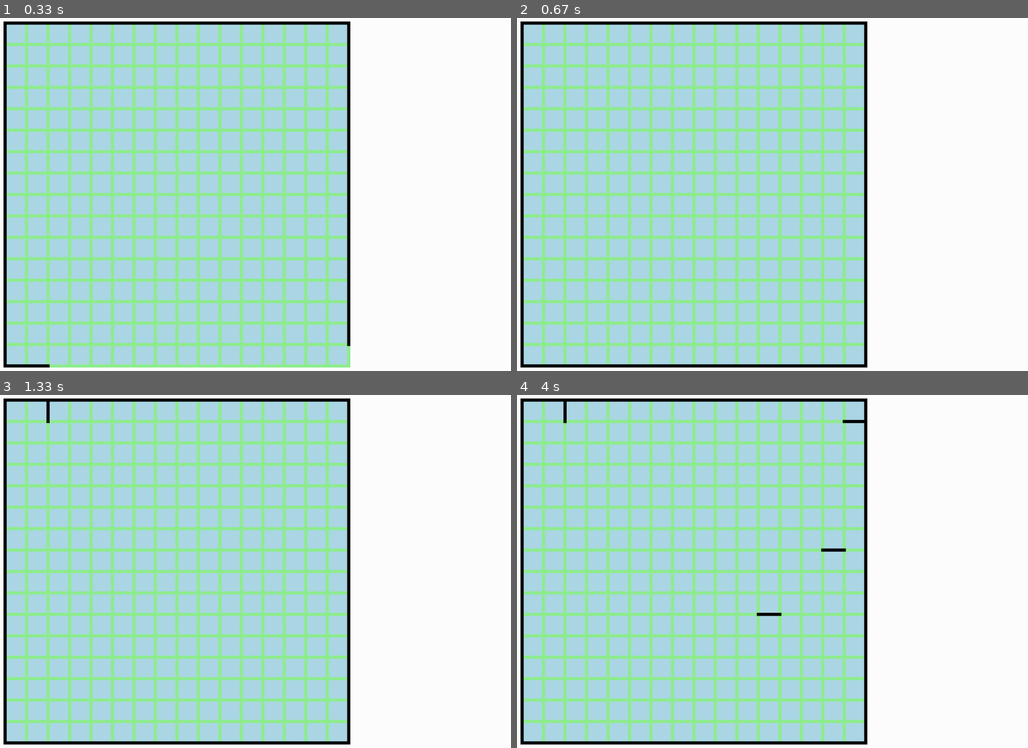
Above: before the commit, frames 1-4 (two rows, left to right).
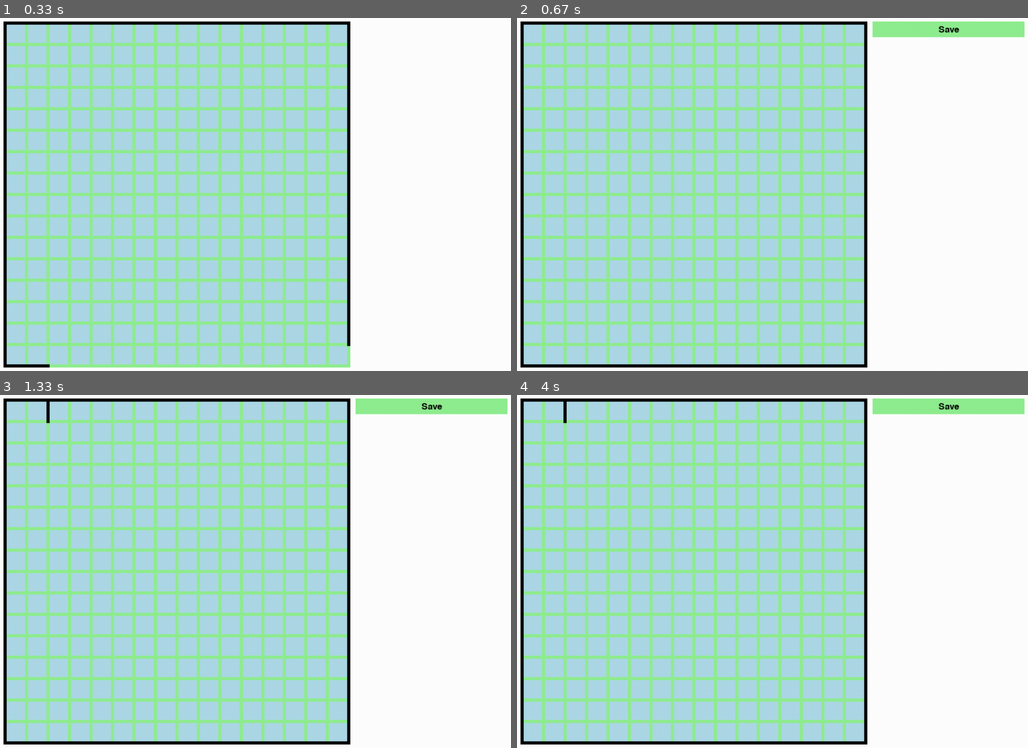
Above: after the commit, the same moments.

Repository: atharva-bhange/Project-Micromouse-Simulation
Game: pygame game, started from Project Micromouse/interface.py
Same seed, same stepped clock (60 frames per second), same inputs: the game is played once before the commit and once after it.
Inputs (mouse positions are in pixels of both pictures, inside the frame that each line leads up to):
- Up to frame 1 (0.33 s): no input
- Up to frame 2 (0.67 s): press the mouse at (936, 183) at 0.37 s; move the mouse to (854, 201) at 0.47 s; release the mouse at (772, 219) at 0.6 s
- Up to frame 3 (1.33 s): press the mouse at (45, 409) at 0.7 s; move the mouse to (209, 518) at 0.8 s; release the mouse at (378, 624) at 0.93 s; press the mouse at (429, 405) at 1.03 s; move the mouse to (255, 426) at 1.13 s; release the mouse at (81, 444) at 1.27 s
- Up to frame 4 (4 s): press the mouse at (946, 405) at 1.37 s; move the mouse to (762, 433) at 1.47 s; release the mouse at (578, 458) at 1.6 s; press the mouse at (946, 405) at 1.7 s; move the mouse to (803, 543) at 1.8 s; release the mouse at (660, 680) at 1.93 s; press the mouse at (946, 405) at 2.03 s; move the mouse to (828, 550) at 2.13 s; release the mouse at (706, 695) at 2.27 s; press the mouse at (946, 405) at 2.37 s; move the mouse to (890, 437) at 2.47 s; release the mouse at (828, 469) at 2.6 s; press the mouse at (946, 405) at 2.7 s; move the mouse to (849, 423) at 2.8 s; release the mouse at (746, 437) at 2.93 s; press the mouse at (946, 405) at 3.03 s; move the mouse to (925, 437) at 3.13 s; release the mouse at (900, 472) at 3.27 s; press the mouse at (946, 405) at 3.37 s; move the mouse to (854, 430) at 3.47 s; release the mouse at (767, 455) at 3.6 s; press the mouse at (946, 405) at 3.7 s; move the mouse to (854, 507) at 3.8 s; release the mouse at (762, 613) at 3.93 s

Frame 1 is identical in both runs. In frame 2, 1.3% of the frame differs, in the area x 69-100%, y 0-6%; in frame 3, 1.3%; in frame 4, 1.5%, in the area x 46-100%, y 0-63%.

Commit message:
Map save functionality complete.

Diff:
--- a/Project Micromouse/interface.py
+++ b/Project Micromouse/interface.py
@@ -1,7 +1,6 @@
 import pygame
 import time
 import numpy as np
-from pygame_functions import *
 import json
 import pickle
 
@@ -9,6 +8,8 @@
 black = (0,0,0)
 lightblue = (173, 216, 230)
 lightgreen = (144,238,144)
+green = (0,128,0)
+
 
 y_shift = 0
 x = pygame.init()
@@ -70,7 +71,50 @@
             self.y_lower_bound = self.y_cor + border_size
             self.y_upper_bound = self.y_cor + border_size + cell_size
 
-##
+class button(object):
+    def __init__(self,id,inactive_color,active_color,x_pos,y_pos,width,height,value):
+        self.id = id
+        self.inactive_color = inactive_color
+        self.active_color = active_color
+        self.isActive = False
+        self.x_pos = x_pos
+        self.y_pos = y_pos
+        self.width = width
+        self.height = height
+        self.value = value
+        if self.isActive == True:
+            self.color = self.active_color
+        else:
+            self.color = self.inactive_color
+        self.x_lower_bound = self.x_pos
+        self.x_upper_bound = self.x_pos + self.width
+        self.y_lower_bound = self.y_pos
+        self.y_upper_bound = self.y_pos + self.height
+    def hover(self):
+        self.isActive = True
+    def nothover(self):
+        self.isActive = False
+    def updateButton(self):
+        global win
+        if self.isActive == True:
+            self.color = self.active_color
+        else:
+            self.color = self.inactive_color
+        pygame.draw.rect(win,self.color,[self.x_pos,self.y_pos,self.width,self.height])
+        button_font = pygame.font.SysFont(None,25)
+        button_text_surface = button_font.render(self.value,True,black)
+        #print(button_text_surface.get_rect()[3])
+        botton_rect = button_text_surface.get_rect()
+
+        win.blit(button_text_surface,[self.x_pos+(self.width//2)-(botton_rect.width//2) , self.y_pos+(self.height//2)-(botton_rect.height//2)])
+        pygame.display.update()
+
+
+##
+
+
+
+
 # Making user defined pygame_functions
 
 def draw_edge(position, type):
@@ -148,6 +192,24 @@
 
 
 ##
+
+# Saving existing drawn mapfile
+
+def saveMap():
+    mapfile = open("mapfile/map.pickle" , "wb")
+    pickle_data = []
+    pickle_data.append(iidlist)
+    pickle_data.append(cells)
+    pickle_data.append(edges)
+
+    pickle.dump(pickle_data,mapfile)
+    mapfile.close()
+
+
+
+
+##
+
 '''
 cells = np.zeros((grid_size,grid_size) , dtype = int)
 print(cells)
@@ -198,30 +260,42 @@
 
 
 
-# Drawing edges from default.pickle
-drawdefault = True
+# Drawing edges from default.pickle if map.pickle is not available
+drawmap = True
 try:
-    defaulthandle = open("mapfile/default.pickle" , "rb")
-    #print("reading default")
+    maphandle = open("mapfile/map.pickle" , "rb")
 except:
-    print("Default pickle file not found.")
-    drawdefault = False
-
-if drawdefault:
-    #print("Drawing Default")
-    default_data = pickle.load(defaulthandle)
-    iidlist =  default_data[0]
-    cells = default_data[1]
-    edges = default_data[2]
-    for defaultids in default_data[0]:
-        default_edge_info = default_data[2][defaultids]
-        for each_default_edge in default_edge_info:
-            if each_default_edge.color == black:
-                #print("punch")
-                pygame.draw.rect(win,each_default_edge.color,[each_default_edge.x_cor,each_default_edge.y_cor,each_default_edge.width,each_default_edge.height])
+    drawmap = False
+    drawdefault = True
+    try:
+        defaulthandle = open("mapfile/default.pickle" , "rb")
+        #print("reading default")
+    except:
+        print("Default pickle file not found.")
+        drawdefault = False
+if drawmap:
+    handle = maphandle
+elif drawdefault:
+    handle = defaulthandle
+else:
+    print("No Map Available")
+
+if drawmap or drawdefault:
+    data = pickle.load(handle)
+    iidlist =  data[0]
+    cells = data[1]
+    edges = data[2]
+    for defaultids in data[0]:
+        edge_info = data[2][defaultids]
+        for each_edge in edge_info:
+            if each_edge.color == black:
+                pygame.draw.rect(win,each_edge.color,[each_edge.x_cor,each_edge.y_cor,each_edge.width,each_edge.height])
                 pygame.display.update()
-
+if drawmap:
+    maphandle.close()
+elif drawdefault:
     defaulthandle.close()
+
 
 ##
 # wordbox = makeTextBox(display_width - dashboardsize, display_height/2,dashboardsize)
@@ -230,7 +304,8 @@
 
 
 # Simulation Loop
-
+saveButton = button("saveButton" , lightgreen, green , display_width-dashboardsize, margin , dashboardsize-margin , 30 , "Save")
+saveButton.updateButton()
 while not gameExit:
     for event in pygame.event.get():
         if event.type == pygame.QUIT:
@@ -240,12 +315,27 @@
                 gameExit = True
         if event.type == pygame.MOUSEBUTTONDOWN:
             if event.button == 1:
-                draw_edge (event.pos,1)
+                if saveButton.isActive:
+                    pass
+                    saveMap()
+                else:
+                    draw_edge (event.pos,1)
             if event.button == 3:
                 draw_edge (event.pos,3)
+        if event.type == pygame.MOUSEMOTION:
+            mospos = event.pos
+            mospos_x = mospos[0]
+            mospos_y = mospos[1]
+            if mospos_x >= saveButton.x_lower_bound and mospos_x <= saveButton.x_upper_bound and mospos_y >= saveButton.y_lower_bound and mospos_y <= saveButton.y_upper_bound:
+                saveButton.hover()
+                saveButton.updateButton()
+            else:
+                saveButton.nothover()
+                saveButton.updateButton()
     # wordbox = makeTextBox(display_width - dashboardsize, display_height/2,dashboardsize)
     # showTextBox(wordbox)
     # entry = textBoxInput(wordbox)
+
 
 
 
